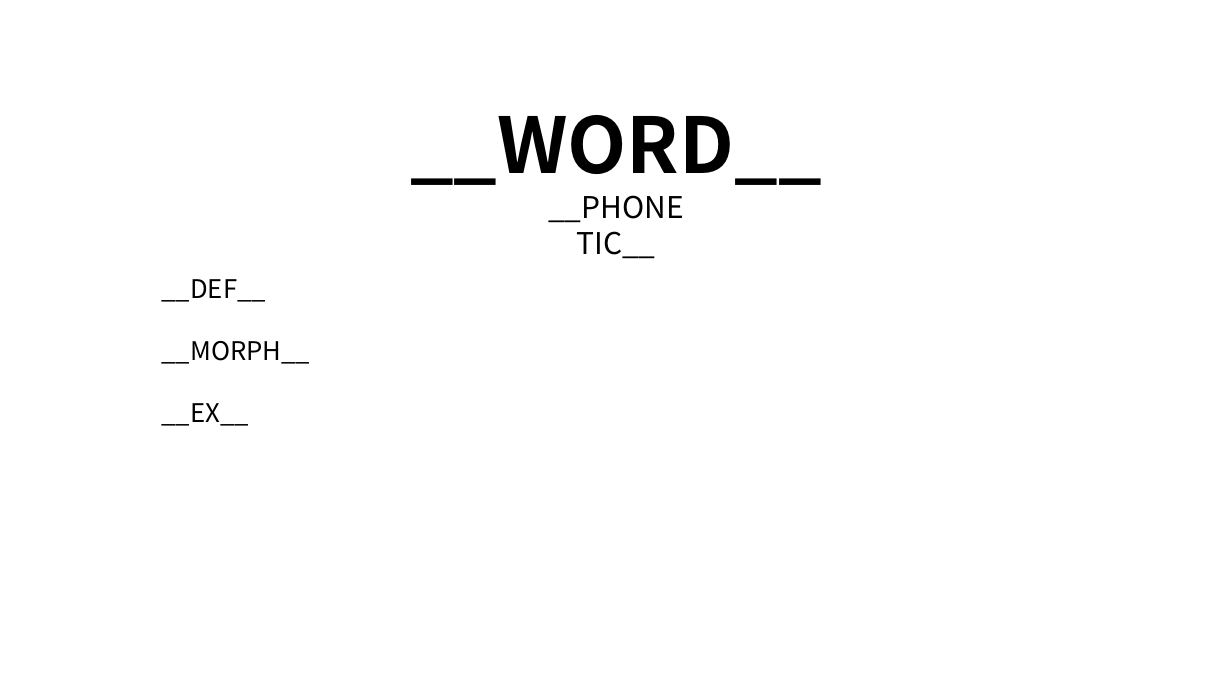
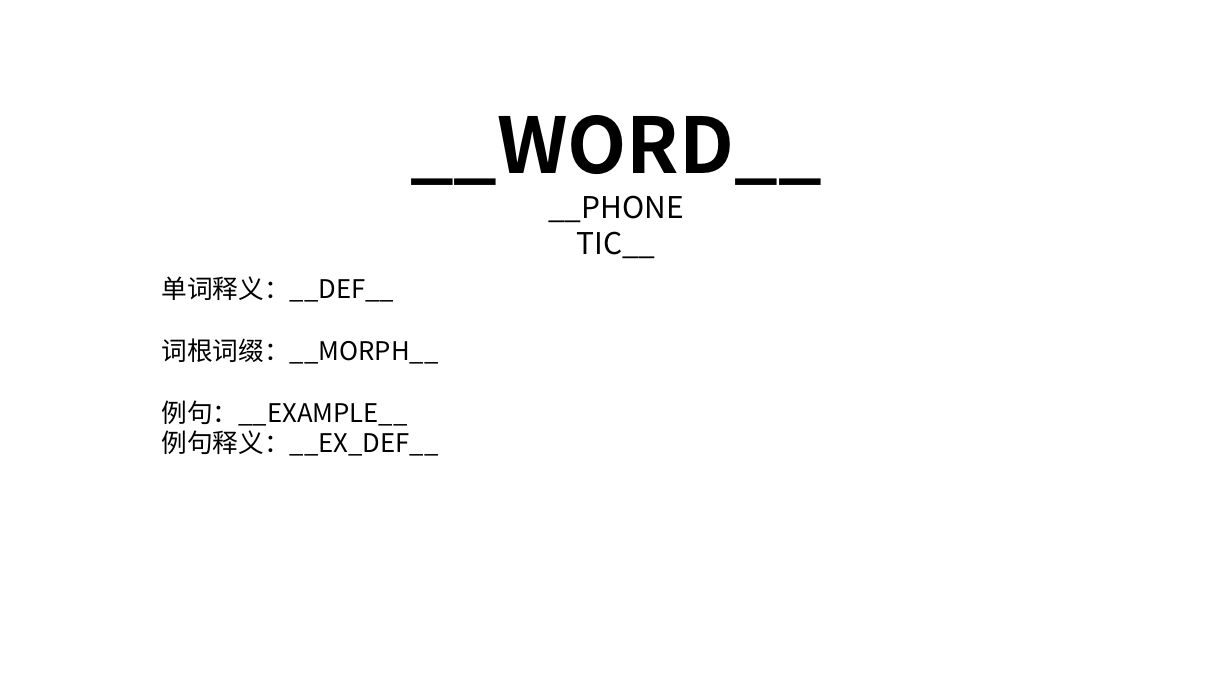
Before and after one commit to ExLei/xlsx-to-pptx, a slide deck: slide 4 of crates/core/assets/template.pptx. Drawn at 1232x693 pixels with LibreOffice and Linux fonts; fonts in the diff are those of the drawing. Boxes give left, top, right and bottom in pixels: in the first picture for what was removed or moved away, otherwise in the second. Text is boxed around its words. In the diff, an @@ line names an element or a change of style, - is before the commit and + after.

```diff
--- a/crates/core/assets/template.pptx
+++ b/crates/core/assets/template.pptx
@@ text at bbox=[162, 276, 395, 302]: text changed @@
-__DEF__
+单词释义：__DEF__
@@ text at bbox=[162, 338, 439, 364]: text changed @@
-__MORPH__
+词根词缀：__MORPH__
@@ text at bbox=[162, 400, 439, 456]: text changed @@
-__EX__
+例句：__EXAMPLE__
+例句释义：__EX_DEF__
```
Also in this commit, not shown: 4 other slides changed.
